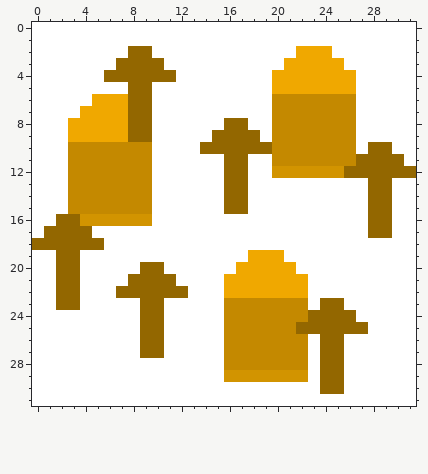
One commit to this pixel-art sprite: Assets/Sprites/Lootables/ShootingBoost.png. That is the earlier state.
The file is 32x32 pixels.
New version:
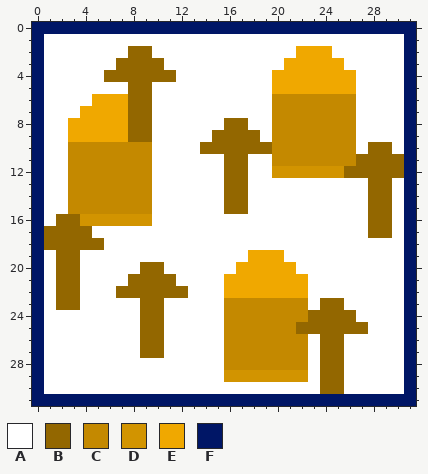
Palette (. is transparent): A #ffffff  B #936700  C #c48900  D #d29400  E #f0a800  F #001666
Commit message: Added frames to boosts sprites and resized usables shop slots
The edit:
@@ x 0..31 @@
- 0 AAAAAAAAAAAAAAAAAAAAAAAAAAAAAAAA
- 1 AAAAAAAAAAAAAAAAAAAAAAAAAAAAAAAA
- 2 AAAAAAAABBAAAAAAAAAAAAEEEAAAAAAA
- 3 AAAAAAABBBBAAAAAAAAAAEEEEEAAAAAA
- 4 AAAAAABBBBBBAAAAAAAAEEEEEEEAAAAA
- 5 AAAAAAAABBAAAAAAAAAAEEEEEEEAAAAA
- 6 AAAAAEEEBBAAAAAAAAAACCCCCCCAAAAA
- 7 AAAAEEEEBBAAAAAAAAAACCCCCCCAAAAA
- 8 AAAEEEEEBBAAAAAABBAACCCCCCCAAAAA
- 9 AAAEEEEEBBAAAAABBBBACCCCCCCAAAAA
-10 AAACCCCCCCAAAABBBBBBCCCCCCCABBAA
-11 AAACCCCCCCAAAAAABBAACCCCCCCBBBBA
-12 AAACCCCCCCAAAAAABBAADDDDDDBBBBBB
-13 AAACCCCCCCAAAAAABBAAAAAAAAAABBAA
-14 AAACCCCCCCAAAAAABBAAAAAAAAAABBAA
-15 AAACCCCCCCAAAAAABBAAAAAAAAAABBAA
-16 AABBDDDDDDAAAAAAAAAAAAAAAAAABBAA
-17 ABBBBAAAAAAAAAAAAAAAAAAAAAAABBAA
-18 BBBBBBAAAAAAAAAAAAAAAAAAAAAAAAAA
-19 AABBAAAAAAAAAAAAAAEEEAAAAAAAAAAA
-20 AABBAAAAABBAAAAAAEEEEEAAAAAAAAAA
-21 AABBAAAABBBBAAAAEEEEEEEAAAAAAAAA
-22 AABBAAABBBBBBAAAEEEEEEEAAAAAAAAA
-23 AABBAAAAABBAAAAACCCCCCCABBAAAAAA
-24 AAAAAAAAABBAAAAACCCCCCCBBBBAAAAA
-25 AAAAAAAAABBAAAAACCCCCCBBBBBBAAAA
-26 AAAAAAAAABBAAAAACCCCCCCABBAAAAAA
-27 AAAAAAAAABBAAAAACCCCCCCABBAAAAAA
-28 AAAAAAAAAAAAAAAACCCCCCCABBAAAAAA
-29 AAAAAAAAAAAAAAAADDDDDDDABBAAAAAA
-30 AAAAAAAAAAAAAAAAAAAAAAAABBAAAAAA
-31 AAAAAAAAAAAAAAAAAAAAAAAAAAAAAAAA
+ 0 FFFFFFFFFFFFFFFFFFFFFFFFFFFFFFFF
+ 1 FAAAAAAAAAAAAAAAAAAAAAAAAAAAAAAF
+ 2 FAAAAAAABBAAAAAAAAAAAAEEEAAAAAAF
+ 3 FAAAAAABBBBAAAAAAAAAAEEEEEAAAAAF
+ 4 FAAAAABBBBBBAAAAAAAAEEEEEEEAAAAF
+ 5 FAAAAAAABBAAAAAAAAAAEEEEEEEAAAAF
+ 6 FAAAAEEEBBAAAAAAAAAACCCCCCCAAAAF
+ 7 FAAAEEEEBBAAAAAAAAAACCCCCCCAAAAF
+ 8 FAAEEEEEBBAAAAAABBAACCCCCCCAAAAF
+ 9 FAAEEEEEBBAAAAABBBBACCCCCCCAAAAF
+10 FAACCCCCCCAAAABBBBBBCCCCCCCABBAF
+11 FAACCCCCCCAAAAAABBAACCCCCCCBBBBF
+12 FAACCCCCCCAAAAAABBAADDDDDDBBBBBF
+13 FAACCCCCCCAAAAAABBAAAAAAAAAABBAF
+14 FAACCCCCCCAAAAAABBAAAAAAAAAABBAF
+15 FAACCCCCCCAAAAAABBAAAAAAAAAABBAF
+16 FABBDDDDDDAAAAAAAAAAAAAAAAAABBAF
+17 FBBBBAAAAAAAAAAAAAAAAAAAAAAABBAF
+18 FBBBBBAAAAAAAAAAAAAAAAAAAAAAAAAF
+19 FABBAAAAAAAAAAAAAAEEEAAAAAAAAAAF
+20 FABBAAAAABBAAAAAAEEEEEAAAAAAAAAF
+21 FABBAAAABBBBAAAAEEEEEEEAAAAAAAAF
+22 FABBAAABBBBBBAAAEEEEEEEAAAAAAAAF
+23 FABBAAAAABBAAAAACCCCCCCABBAAAAAF
+24 FAAAAAAAABBAAAAACCCCCCCBBBBAAAAF
+25 FAAAAAAAABBAAAAACCCCCCBBBBBBAAAF
+26 FAAAAAAAABBAAAAACCCCCCCABBAAAAAF
+27 FAAAAAAAABBAAAAACCCCCCCABBAAAAAF
+28 FAAAAAAAAAAAAAAACCCCCCCABBAAAAAF
+29 FAAAAAAAAAAAAAAADDDDDDDABBAAAAAF
+30 FAAAAAAAAAAAAAAAAAAAAAAABBAAAAAF
+31 FFFFFFFFFFFFFFFFFFFFFFFFFFFFFFFF
